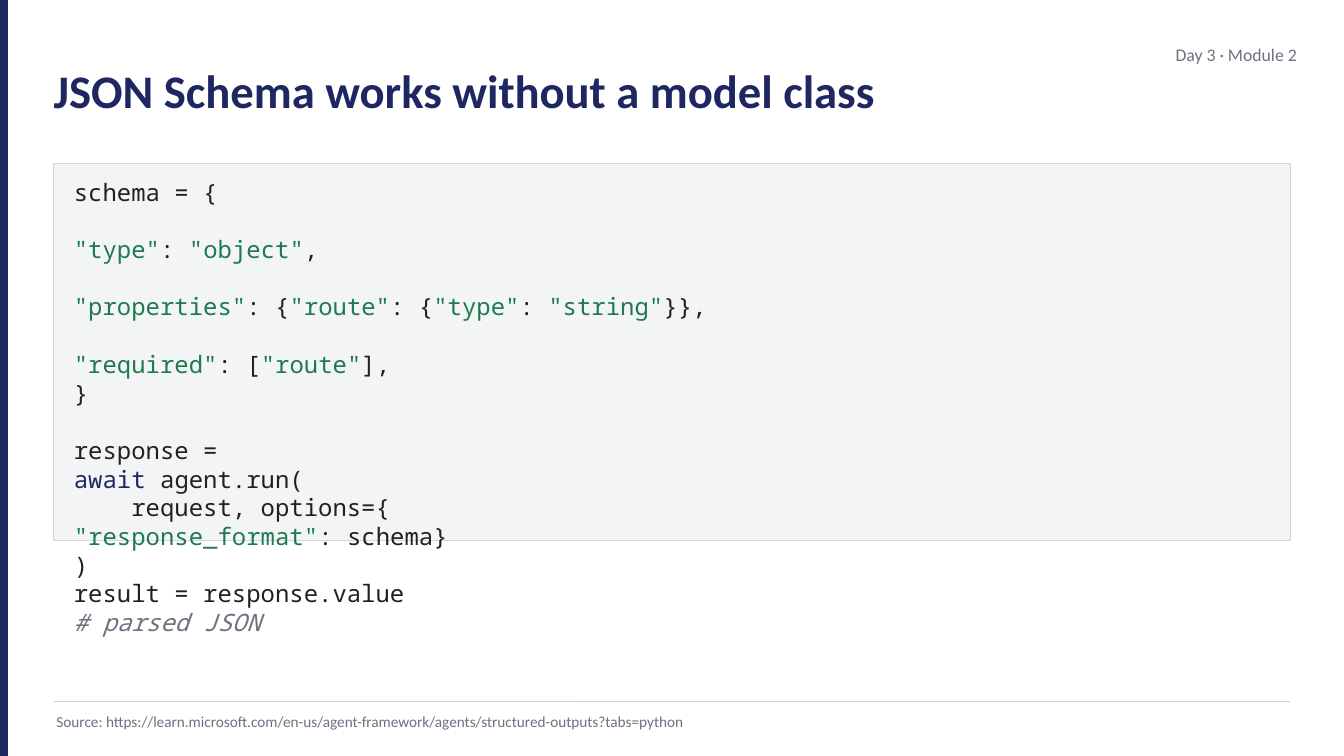
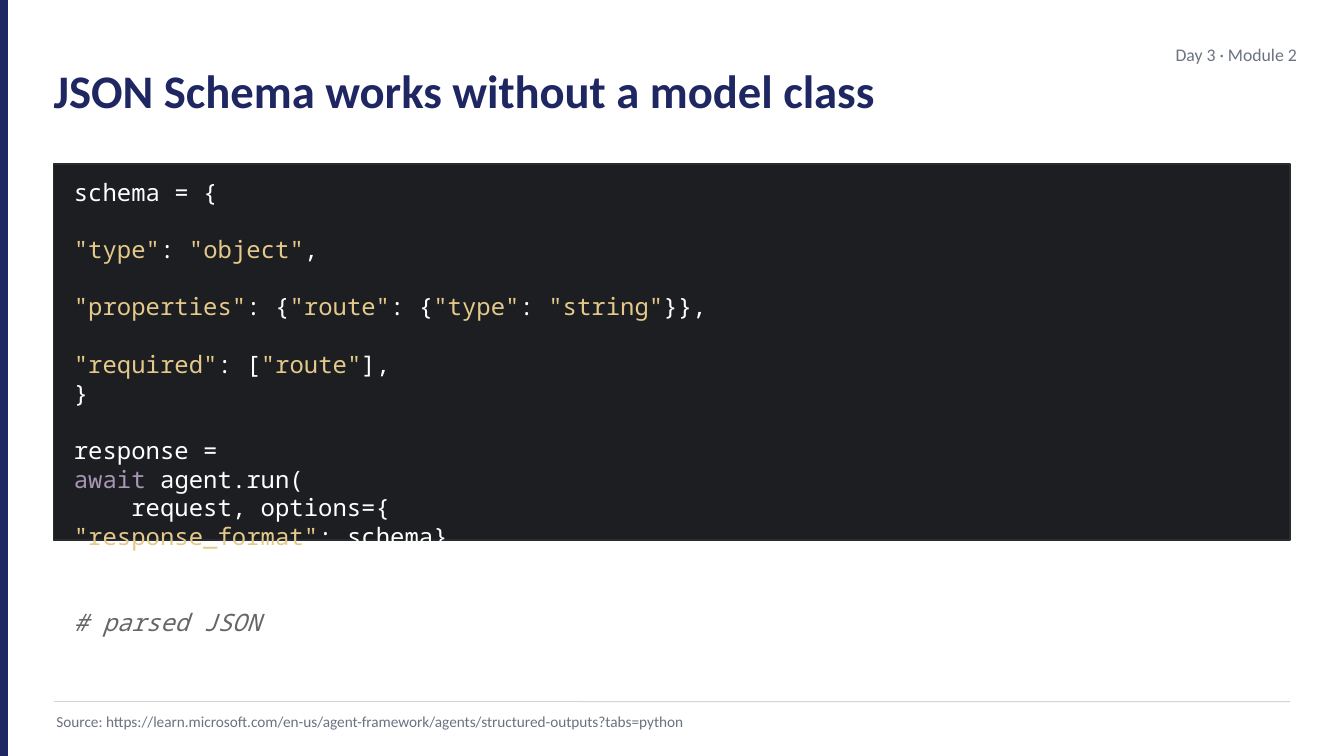
Before and after one commit to JimPiquant/Building-AI-Apps-and-Agents, a slide deck: slide 7 of decks/day3/module-2-streaming-structured.pptx. Drawn at 1344x756 pixels with LibreOffice and Linux fonts; fonts in the diff are those of the drawing. Boxes give left, top, right and bottom in pixels: in the first picture for what was removed or moved away, otherwise in the second. Text is boxed around its words. In the diff, an @@ line names an element or a change of style, - is before the commit and + after.

```diff
--- a/decks/day3/module-2-streaming-structured.pptx
+++ b/decks/day3/module-2-streaming-structured.pptx
@@ rectangle at (54, 164, 1290, 540): fill #F3F4F6 to #1D1E22; outline #D1D5DB 0.5 pt to #2A2B2E 0.75 pt @@
@@ text "schema = {" at (74, 183, 706, 637): text colour #212121 to #FFFFFF in "schema = {", ""type": "object",", ""properties": {"route": {"type": "string"}},", ""required": ["route"]," and 7 more places; text colour #1F7A4D to #E4C98A in ""type": "object",", ""properties": {"route": {"type": "string"}},", ""required": ["route"],", ""response_format":"; text colour #1E2761 to #A996B6 in "await"; text colour #6B7280 to #666666 in "# parsed JSON" @@
```
Also in this commit, not shown: 2 other slides changed, 9 other files.
